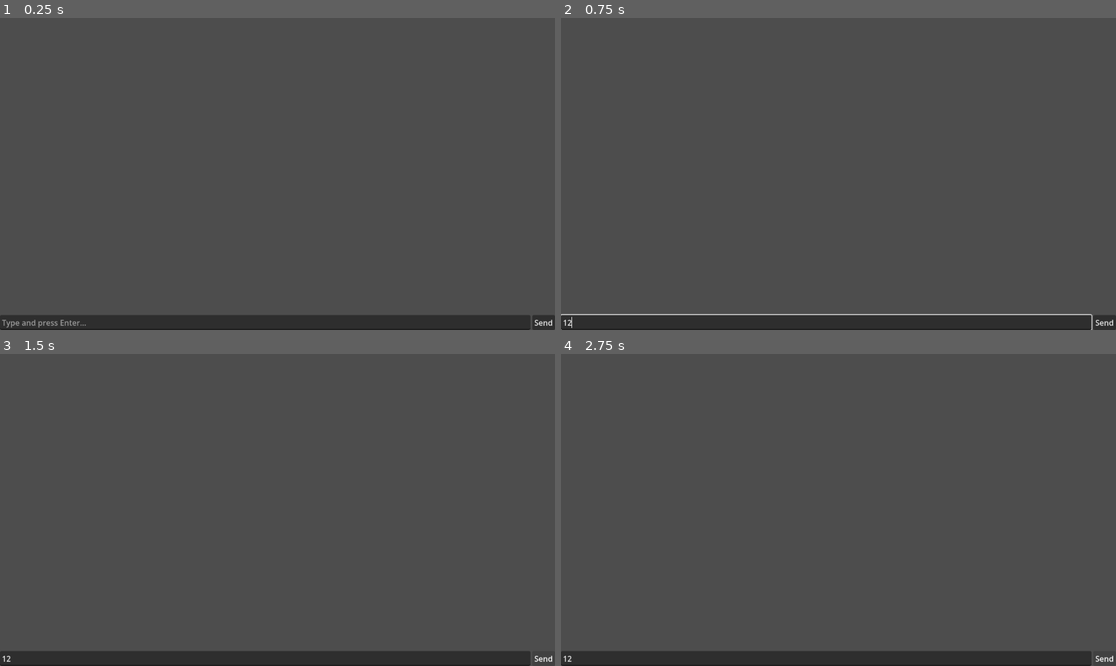
Above: before the commit, frames 1-4 (two rows, left to right).
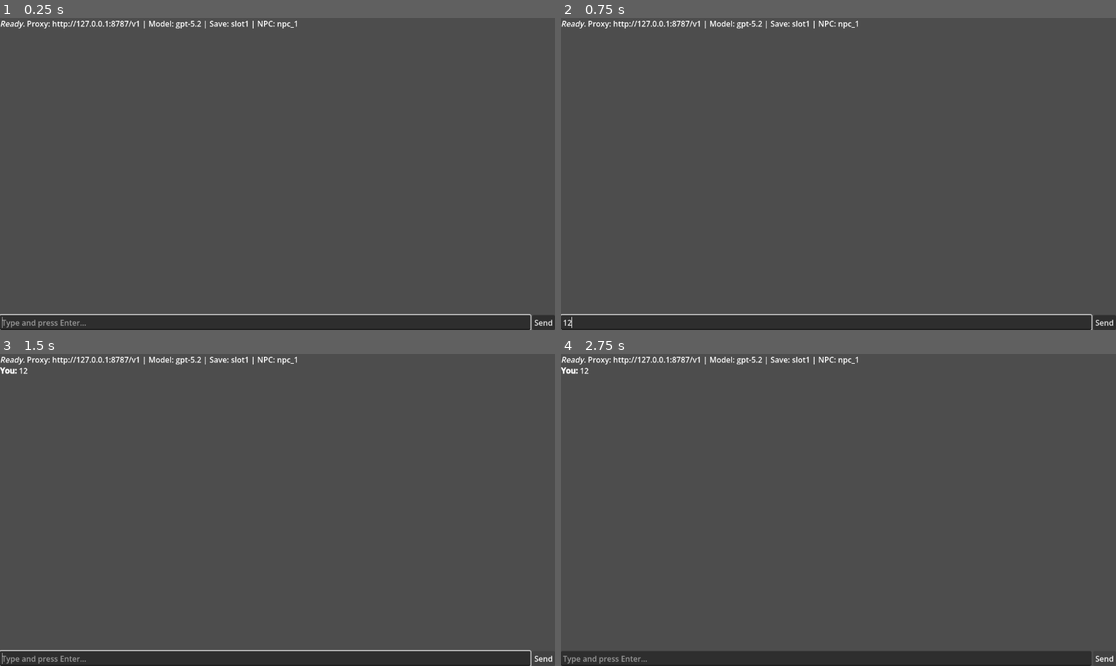
Above: after the commit, the same moments.

Repository: lemonhall/openagentic-sdk-gdscript
Game: Godot game, scene res://demo/Main.tscn
The game is run twice, just before and just after one commit, with the same random seed, the same clock (stepped at 60 frames per second) and the same inputs.
Inputs (mouse positions are in pixels of both pictures, inside the frame that each line leads up to):
- Up to frame 1 (0.25 s): no input
- Up to frame 2 (0.75 s): click (827, 323) at 0.52 s; type "12" at 0.6 s
- Up to frame 3 (1.5 s): click "Send" at 1.25 s
- Up to frame 4 (2.75 s): click "Send" at 2 s

The runs differ from the first frame. In frame 1, 1.0% of the frame differs, in the area x 0-96%, y 0-100%; in frame 2, 0.5%; in frame 3, 1.1%; in frame 4, 0.7%.
Error before the commit: Parse Error: Identifier "OpenAgentic" not declared in the current scope. (res://demo/Main.gd:44)

Commit message:
v2: add RPG demo plan

Diff:
--- a/demo/Main.tscn
+++ b/demo/Main.tscn
@@ -1,8 +1,9 @@
-[gd_scene load_steps=2 format=3]
+[gd_scene load_steps=2 format=3 uid="uid://dslkpmu28jidj"]
 
-[ext_resource type="Script" path="res://demo/Main.gd" id="1"]
+[ext_resource type="Script" uid="uid://4fqgahekf1l8" path="res://demo/Main.gd" id="1"]
 
 [node name="Main" type="Control"]
+layout_mode = 3
 anchors_preset = 15
 anchor_right = 1.0
 anchor_bottom = 1.0
@@ -11,7 +12,7 @@
 script = ExtResource("1")
 
 [node name="Root" type="VBoxContainer" parent="."]
-anchors_preset = 15
+layout_mode = 0
 anchor_right = 1.0
 anchor_bottom = 1.0
 grow_horizontal = 2
--- a/project.godot
+++ b/project.godot
@@ -1,10 +1,19 @@
 ; Engine configuration file.
-; This repo is a Godot 4 project so `--headless --script` tests can run.
+; It's best edited using the editor UI and not directly,
+; since the parameters that go here are not all obvious.
+;
+; Format:
+;   [section] ; section goes between []
+;   param=value ; assign values to parameters
+
 config_version=5
 
 [application]
+
 config/name="openagentic-sdk-gdscript"
 run/main_scene="res://demo/Main.tscn"
+config/features=PackedStringArray("4.5")
 
 [autoload]
-OpenAgentic="res://addons/openagentic/OpenAgentic.gd"
+
+OpenAgentic="*res://addons/openagentic/OpenAgentic.gd"
Not shown, added: addons/openagentic/OpenAgentic.gd.uid
Not shown, added: addons/openagentic/core/OAAskOncePermissionGate.gd.uid
Not shown, added: addons/openagentic/core/OAJsonlNpcSessionStore.gd.uid
Not shown, added: addons/openagentic/core/OAPaths.gd.uid
Not shown, added: addons/openagentic/core/OATool.gd.uid
Not shown, added: addons/openagentic/core/OAToolRegistry.gd.uid
Not shown, added: addons/openagentic/core/OAToolRunner.gd.uid
Not shown, added: addons/openagentic/providers/OAOpenAIResponsesProvider.gd.uid
Not shown, added: addons/openagentic/providers/OASseParser.gd.uid
Not shown, added: addons/openagentic/runtime/OAAgentRuntime.gd.uid
Not shown, added: addons/openagentic/runtime/OAReplay.gd.uid
Not shown, added: demo/Main.gd.uid
(and 11 more such lines)
